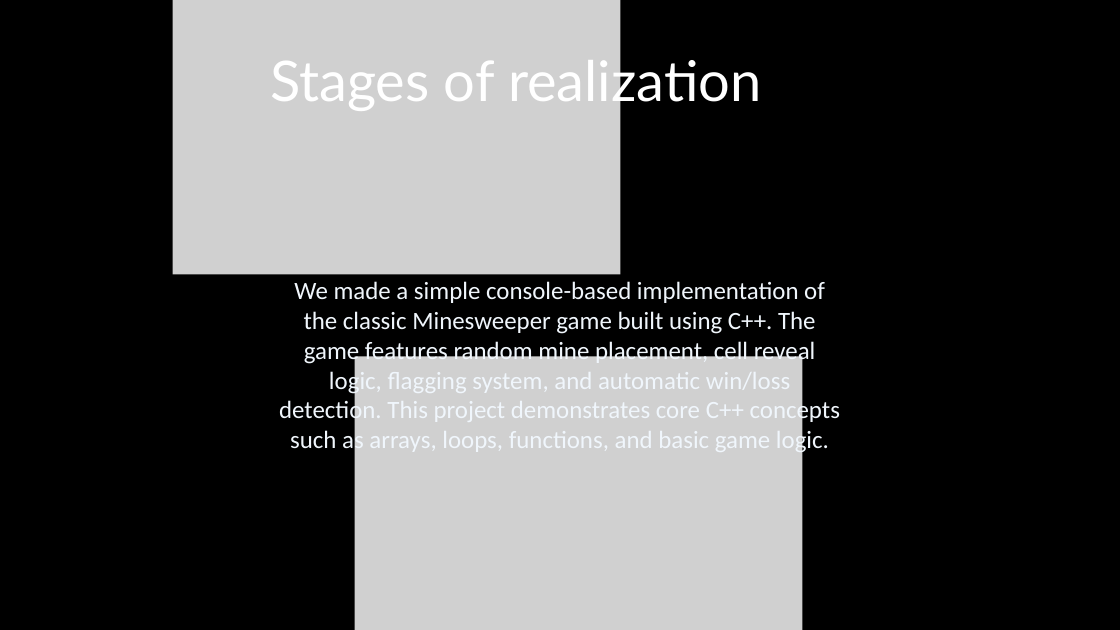
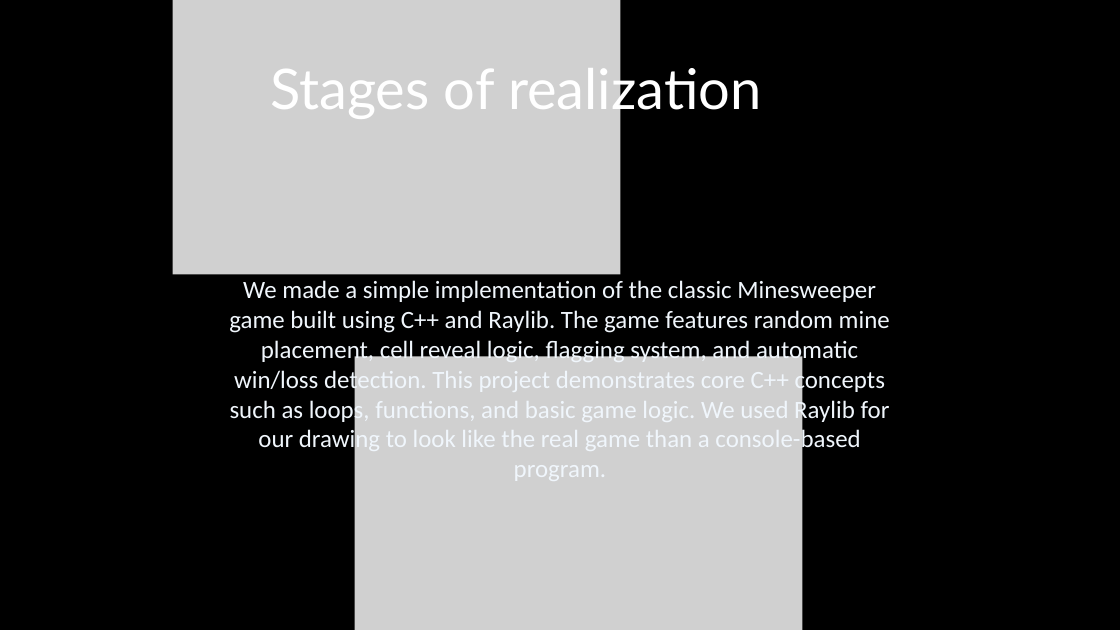
Before and after one commit to codingburgas/sprint-math-games-9th-grade-digitronix, a slide deck: slide 10 of Documents/Digitronix Presentation.pptx. Drawn at 1120x630 pixels with LibreOffice and Linux fonts; fonts in the diff are those of the drawing; grey boxes stand for pictures. Boxes give left, top, right and bottom in pixels: in the first picture for what was removed or moved away, otherwise in the second. Text is boxed around its words. In the diff, an @@ line names an element or a change of style, - is before the commit and + after.

```diff
--- a/Documents/Digitronix Presentation.pptx
+++ b/Documents/Digitronix Presentation.pptx
@@ text "Stages of realization" moved from (x1=270, y1=53, x2=762, y2=112) to (x1=270, y1=60, x2=762, y2=119) @@
@@ text at (x1=229, y1=280, x2=890, y2=481): text changed @@
-We made a simple console-based implementation of the classic Minesweeper game built using C++. The game features random mine placement, cell reveal logic, flagging system, and automatic win/loss detection. This project demonstrates core C++ concepts such as arrays, loops, functions, and basic game logic.
+We made a simple implementation of the classic Minesweeper game built using C++ and Raylib. The game features random mine placement, cell reveal logic, flagging system, and automatic win/loss detection. This project demonstrates core C++ concepts such as loops, functions, and basic game logic. We used Raylib for our drawing to look like the real game than a console-based program.
```
Also in this commit, not shown: 4 other slides changed.
